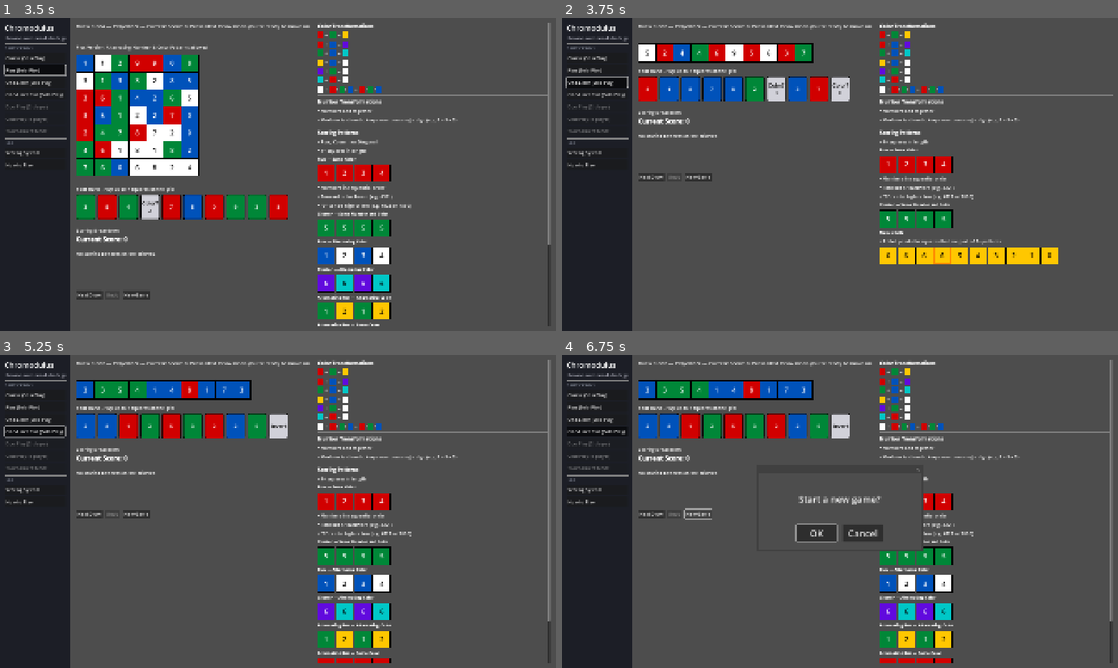
Above: before the commit, frames 1-4 (two rows, left to right).
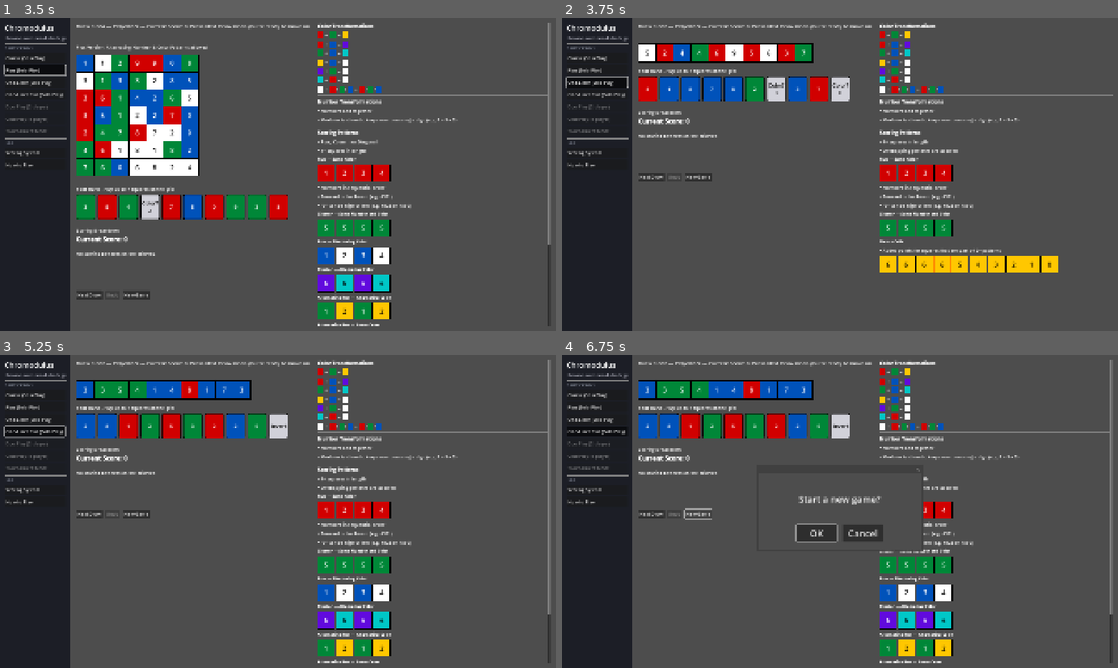
Above: after the commit, the same moments.

Repository: nadamcnada/chromodulus
Game: Godot game, scene res://scenes/Main.tscn
The game is run twice, just before and just after one commit, with the same random seed, the same clock (stepped at 60 frames per second) and the same inputs.
Inputs:
- Up to frame 1 (3.5 s): click "Classic (Solo Play)" at 0.5 s; click "Classic (Solo Play)" at 1.25 s; click "Plus (Solo Play)" at 2 s; click "Plus (Solo Play)" at 2.75 s
- Up to frame 2 (3.75 s): click "One-Liner (Solo Play)" at 3.5 s
- Up to frame 3 (5.25 s): click "One-Liner (Solo Play)" at 4.25 s; click "One-Liner Plus (Solo Play)" at 5 s
- Up to frame 4 (6.75 s): click "One-Liner Plus (Solo Play)" at 5.75 s; click "New Game" at 6.5 s

Frame 1 is identical in both runs. In frame 2, 3.9% of the frame differs, in the area x 57-90%, y 41-82%; in frame 3, 4.5%, in the area x 57-100%, y 41-99%; in frame 4, 3.8%.

Commit message:
Note overlapping patterns are allowed in One-Liner reference panel
Adds a bullet under Scoring Patterns for both One-Liner rulesets only.

Diff:
--- a/scripts/ui/game_view.gd
+++ b/scripts/ui/game_view.gd
@@ -234,6 +234,8 @@
 	if not ruleset in ["ONE_LINER", "ONE_LINER_PLUS"]:
 		content.add_child(_bullet("Row, Column or Diagonal"))
 	content.add_child(_bullet("4+ squares in length"))
+	if ruleset in ["ONE_LINER", "ONE_LINER_PLUS"]:
+		content.add_child(_bullet("Overlapping patterns are allowed"))
 
 	content.add_child(_rich_subtitle("Run — Same Color"))
 	content.add_child(_example_row([
